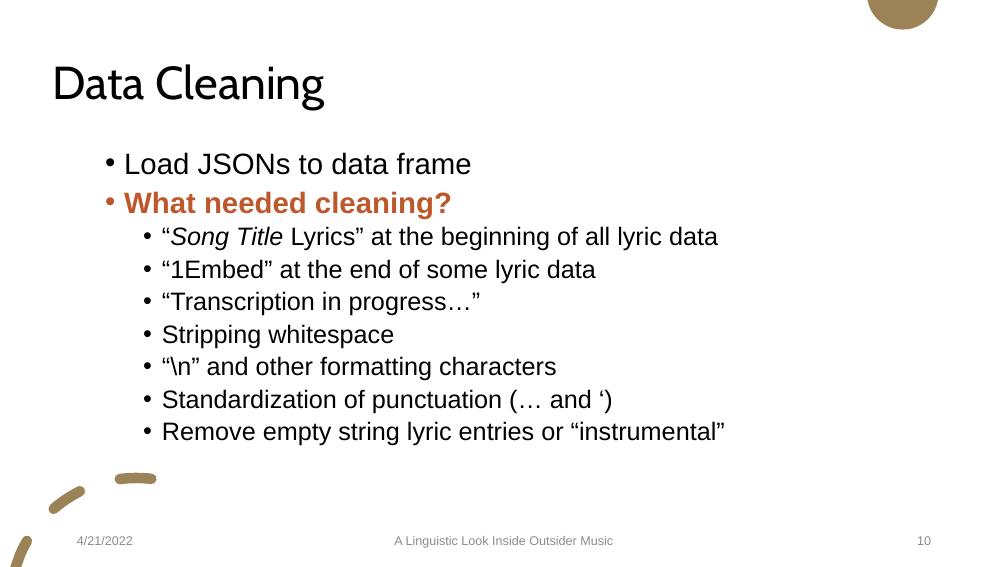
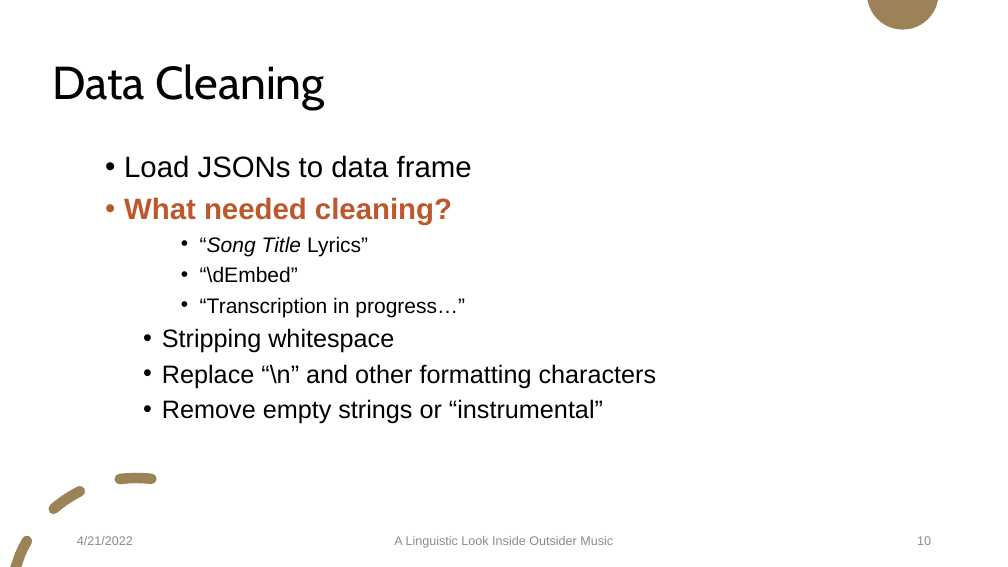
Before and after one commit to Data-Science-for-Linguists-2022/Outsider-Music-Linguistic-Analysis, a slide deck: slide 10 of presentation_4_20_22.pptx. Drawn at 1008x567 pixels with LibreOffice and Linux fonts; fonts in the diff are those of the drawing. Boxes give left, top, right and bottom in pixels: in the first picture for what was removed or moved away, otherwise in the second. Text is boxed around its words. In the diff, an @@ line names an element or a change of style, - is before the commit and + after.

```diff
--- a/presentation_4_20_22.pptx
+++ b/presentation_4_20_22.pptx
@@ text at (124,155,472,353): size 24 to 20 pt in "“Transcription in progress…”"; line spacing 0.8 to 0.9; list level 2 to 3 in "“Transcription in progress…”"; line spacing 0.9 to 1 @@
@@ text at (200,236,368,283): text changed; size 24 to 20 pt @@
-  • “Song Title Lyrics” at the beginning of all lyric data
-  • “1Embed” at the end of some lyric data
+    • “Song Title Lyrics”
+    • “\dEmbed”
@@ text at (162,364,657,424): text changed @@
-  • “\n” and other formatting characters
-  • Standardization of punctuation (… and ‘)
-  • Remove empty string lyric entries or “instrumental”
+  • Replace “\n” and other formatting characters
+  • Remove empty strings or “instrumental”
```
Also in this commit, not shown: 9 other slides changed.
